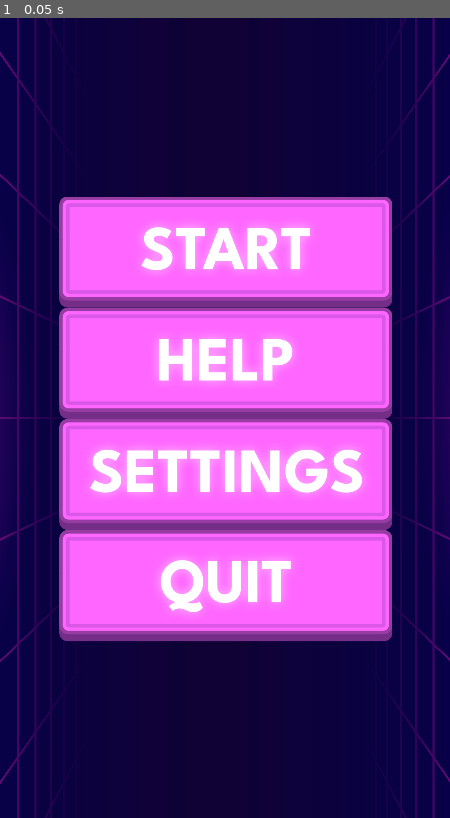
Above: before the commit, frame 1.
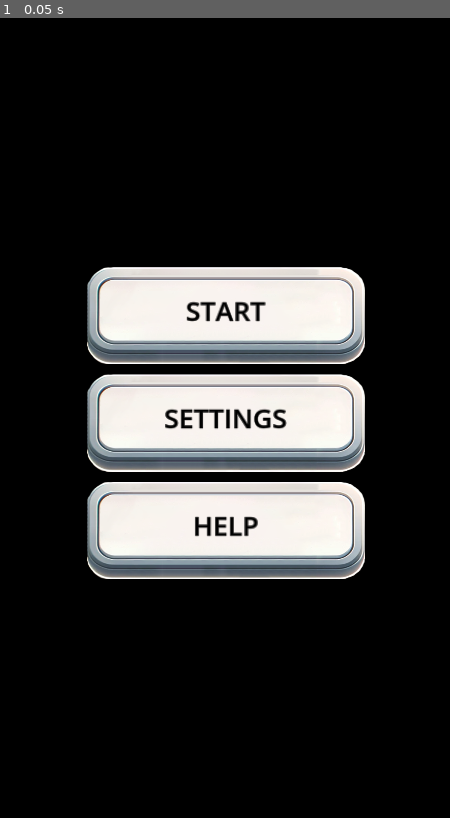
Above: after the commit, the same moment.

Repository: brutalsam96/mergecraft
Game: Godot game, scene res://scenes/main_menu_entry_simple.tscn
Same seed, same stepped clock (60 frames per second), same inputs: the game is played once before the commit and once after it. Before the commit the project starts from res://scenes/main_menu_entry.tscn. Video files are missing from this copy of the repository; at most half a second of black plays in their place.
Inputs:
- Up to frame 1 (0.05 s): no input

The runs differ from the first frame. In frame 1, 100% of the frame differs, in the area x 0-100%, y 0-100%.

Commit message:
main menu UI is finished

Diff:
--- a/project.godot
+++ b/project.godot
@@ -11,9 +11,13 @@
 [application]
 
 config/name="mergecraft"
-run/main_scene="res://scenes/main_menu_entry.tscn"
+run/main_scene="res://scenes/main_menu_entry_simple.tscn"
 config/features=PackedStringArray("4.3", "Mobile")
 config/icon="res://icon.svg"
+
+[autoload]
+
+GameState="*res://autoload/GameState.gd"
 
 [display]
 
--- a/scenes/main_menu_entry_simple.tscn
+++ b/scenes/main_menu_entry_simple.tscn
@@ -1,9 +1,8 @@
 [gd_scene load_steps=10 format=3 uid="uid://bubj7eporceo8"]
 
 [ext_resource type="Script" path="res://scripts/main_menu_entry.gd" id="1_kyodm"]
+[ext_resource type="VideoStream" path="res://assets/video.ogv" id="2_7otvw"]
 [ext_resource type="Texture2D" uid="uid://bgas1vooah0aw" path="res://assets/custom_button.png" id="3_pypde"]
-
-[sub_resource type="VideoStreamTheora" id="VideoStreamTheora_j8rjn"]
 
 [sub_resource type="SystemFont" id="SystemFont_usnew"]
 font_names = PackedStringArray("Exo")
@@ -62,17 +61,16 @@
 
 [node name="VideoStreamPlayer" type="VideoStreamPlayer" parent="."]
 layout_mode = 1
-anchors_preset = -1
+anchors_preset = 15
 anchor_right = 1.0
 anchor_bottom = 1.0
-offset_left = -10.0
-offset_top = -10.0
-offset_right = 10.0
-offset_bottom = 10.0
+offset_left = -5.5
+offset_right = 5.5
 grow_horizontal = 2
 grow_vertical = 2
-stream = SubResource("VideoStreamTheora_j8rjn")
+stream = ExtResource("2_7otvw")
 autoplay = true
+expand = true
 loop = true
 
 [node name="VBoxContainer" type="VBoxContainer" parent="."]
@@ -93,6 +91,7 @@
 [node name="Button" type="Button" parent="VBoxContainer"]
 layout_mode = 2
 size_flags_vertical = 3
+focus_mode = 0
 theme_override_colors/font_disabled_color = Color(0, 0, 0, 1)
 theme_override_colors/font_hover_pressed_color = Color(0, 0, 0, 1)
 theme_override_colors/font_hover_color = Color(0, 0, 0, 1)
@@ -111,6 +110,7 @@
 [node name="Button2" type="Button" parent="VBoxContainer"]
 layout_mode = 2
 size_flags_vertical = 3
+focus_mode = 0
 theme_override_colors/font_disabled_color = Color(0, 0, 0, 1)
 theme_override_colors/font_hover_pressed_color = Color(0, 0, 0, 1)
 theme_override_colors/font_hover_color = Color(0, 0, 0, 1)
@@ -129,6 +129,7 @@
 [node name="Button3" type="Button" parent="VBoxContainer"]
 layout_mode = 2
 size_flags_vertical = 3
+focus_mode = 0
 theme_override_colors/font_disabled_color = Color(0, 0, 0, 1)
 theme_override_colors/font_hover_pressed_color = Color(0, 0, 0, 1)
 theme_override_colors/font_hover_color = Color(0, 0, 0, 1)
@@ -145,6 +146,7 @@
 text = "HELP"
 
 [node name="Button" type="Button" parent="."]
+visible = false
 layout_mode = 0
 offset_left = 278.0
 offset_top = 83.0
Not shown, changed: export_presets.cfg
Not shown, changed: assets/.DS_Store
Not shown, added: assets/video.ogv
